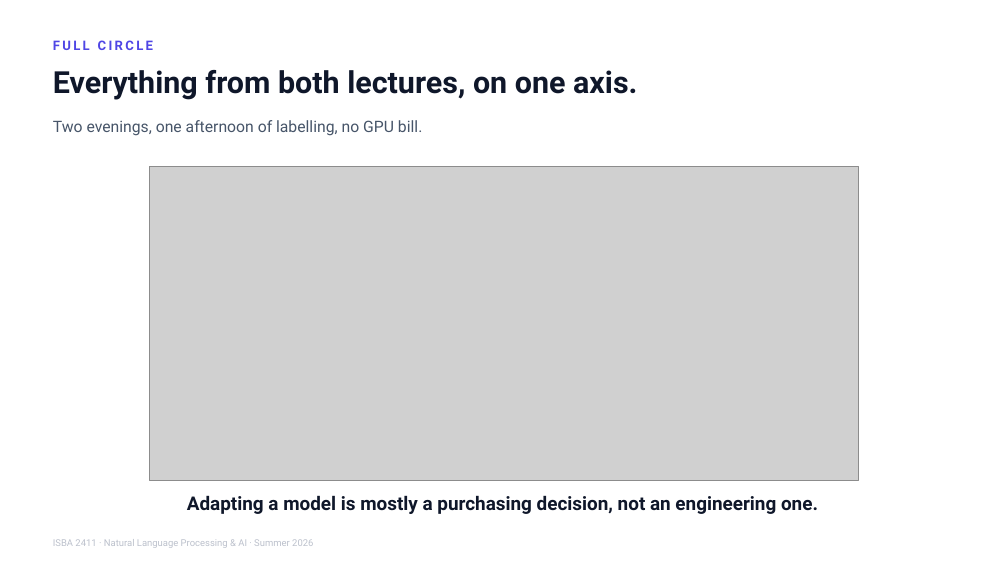
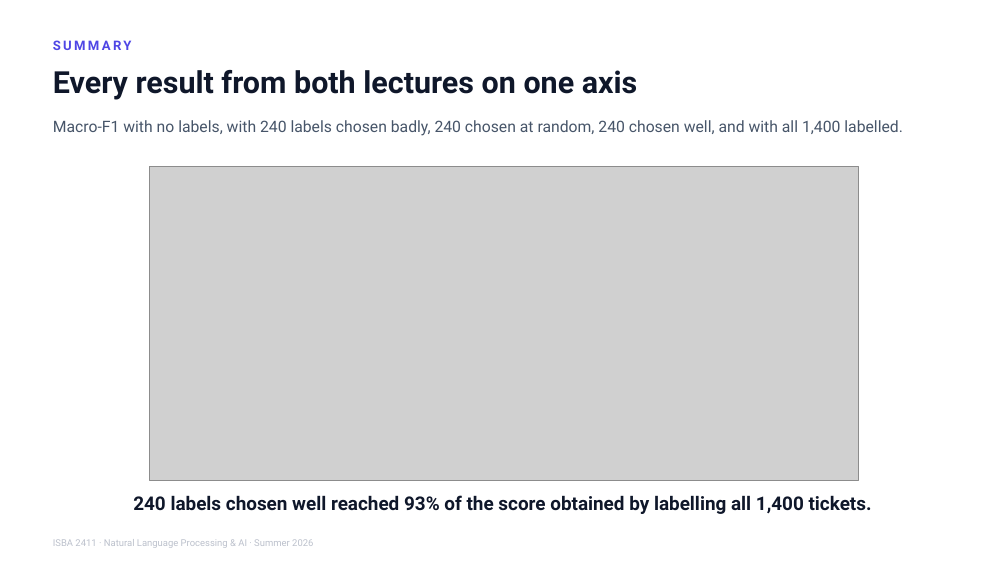
Before and after one commit to JulesMalin/isba2411-nlp, a slide deck: slide 20 of Week 7/L14_Making_It_Yours.pptx. Drawn at 1008x567 pixels with LibreOffice and Linux fonts; fonts in the diff are those of the drawing; grey boxes stand for pictures. Boxes give left, top, right and bottom in pixels: in the first picture for what was removed or moved away, otherwise in the second. Text is boxed around its words. In the diff, an @@ line names an element or a change of style, - is before the commit and + after.

```diff
--- a/Week 7/L14_Making_It_Yours.pptx
+++ b/Week 7/L14_Making_It_Yours.pptx
@@ text at <box>53,40,132,50</box>: text changed @@
-FULL CIRCLE
+SUMMARY
@@ text at <box>53,70,638,100</box>: text changed @@
-Everything from both lectures, on one axis.
+Every result from both lectures on one axis
@@ text at <box>53,120,903,136</box>: text changed @@
-Two evenings, one afternoon of labelling, no GPU bill.
+Macro-F1 with no labels, with 240 labels chosen badly, 240 chosen at random, 240 chosen well, and with all 1,400 labelled.
@@ text at <box>133,495,872,514</box>: text changed @@
-Adapting a model is mostly a purchasing decision, not an engineering one.
+240 labels chosen well reached 93% of the score obtained by labelling all 1,400 tickets.
```
Also in this commit, not shown: 20 other slides changed.
